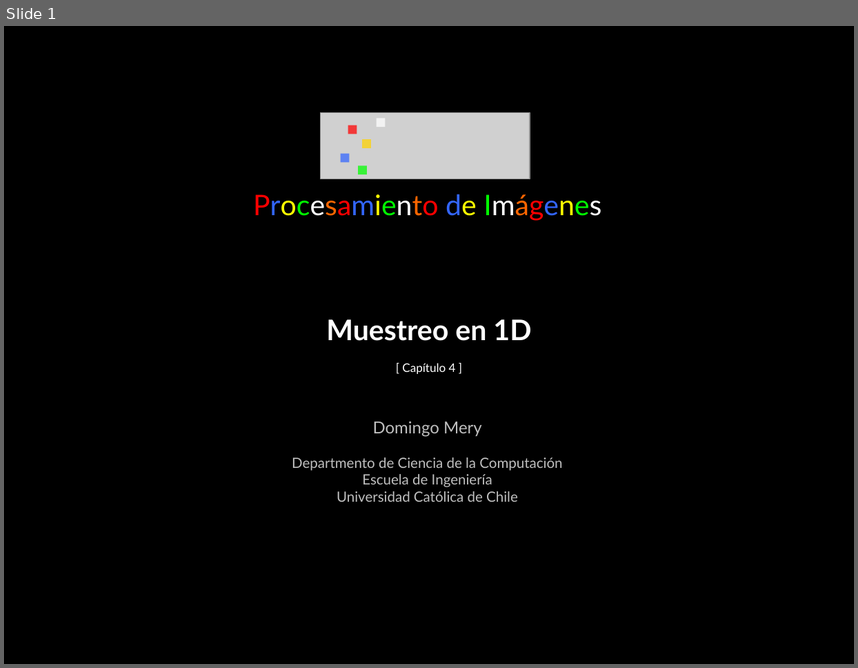
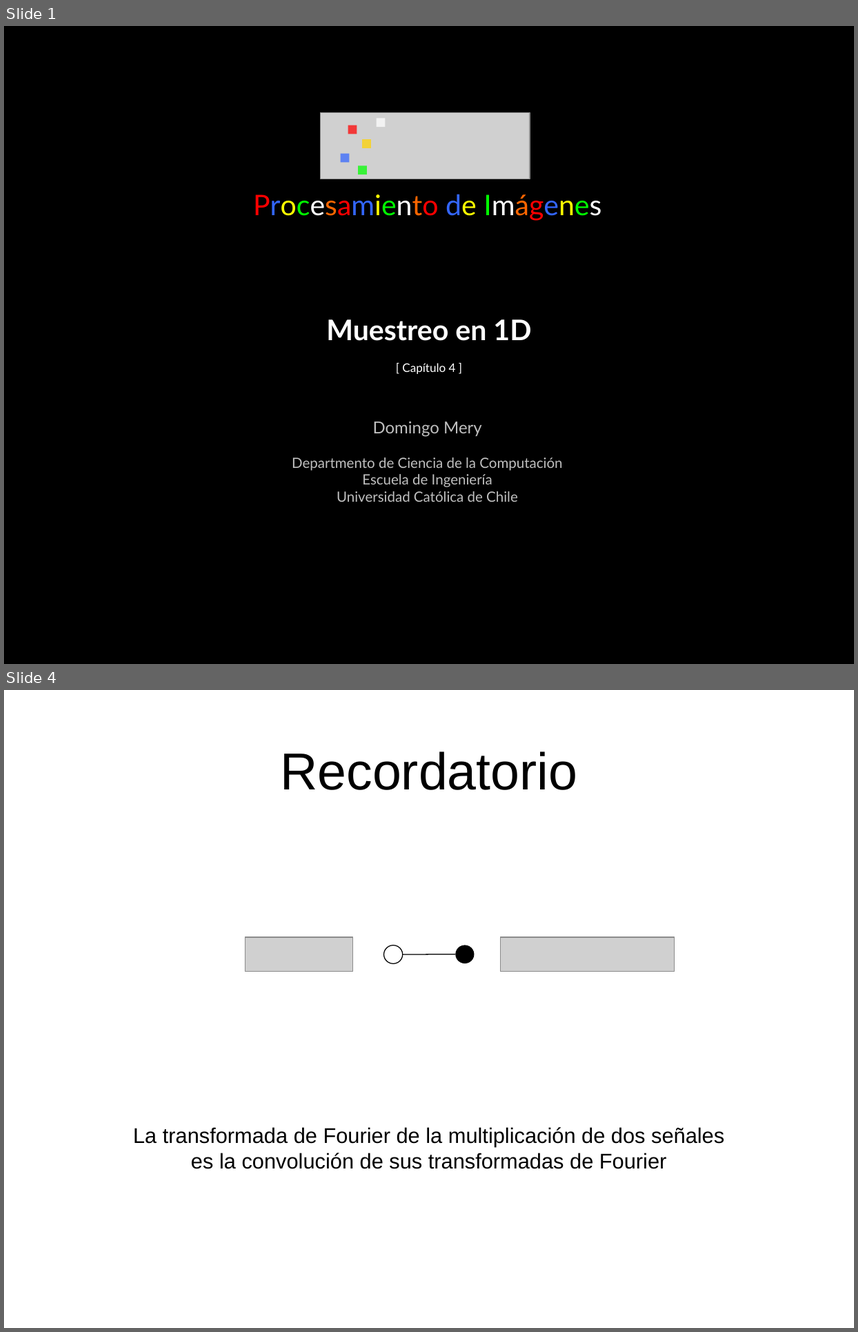
Before and after one commit to domingomery/imagenes, a slide deck: clases/Cap04_Sistemas_Lineales/presentations/IMG04_Muestreo1D_DFT.pptx. Shown one above the other, each under a label of ours: slide 1 before the commit, slides 1 and 4 after it; the slides between them are not shown. The pictures are 858x668 and 858x1332 pixels, drawn with LibreOffice and Linux fonts; fonts in the diff are those of the drawing; grey boxes stand for pictures. Boxes give left, top, right and bottom in pixels: in the first picture for what was removed or moved away, otherwise in the second. Text is boxed around its words. In the diff, an @@ line names an element or a change of style, - is before the commit and + after.

```diff
--- a/clases/Cap04_Sistemas_Lineales/presentations/IMG04_Muestreo1D_DFT.pptx
+++ b/clases/Cap04_Sistemas_Lineales/presentations/IMG04_Muestreo1D_DFT.pptx
@@ slide 4 added at [4, 690, 854, 1328], background #FFFFFF @@
@@ title added at [280, 751, 577, 790], 44 pt, text #000000 @@
+Recordatorio
@@ picture added at [245, 938, 352, 972] @@
@@ picture added at [500, 938, 674, 972] @@
@@ ellipse added at [384, 945, 403, 964], outline #000000 0.75 pt @@
@@ line added from (403, 954) to (455, 954), #000000 0.75 pt @@
@@ ellipse added at [455, 945, 474, 964], fill #000000 @@
@@ text added at [133, 1127, 724, 1169], 18 pt, text #000000 @@
+La transformada de Fourier de la multiplicación de dos señales
+es la convolución de sus transformadas de Fourier
```
Also in this commit, not shown: 9 other slides added, 11 other files.
